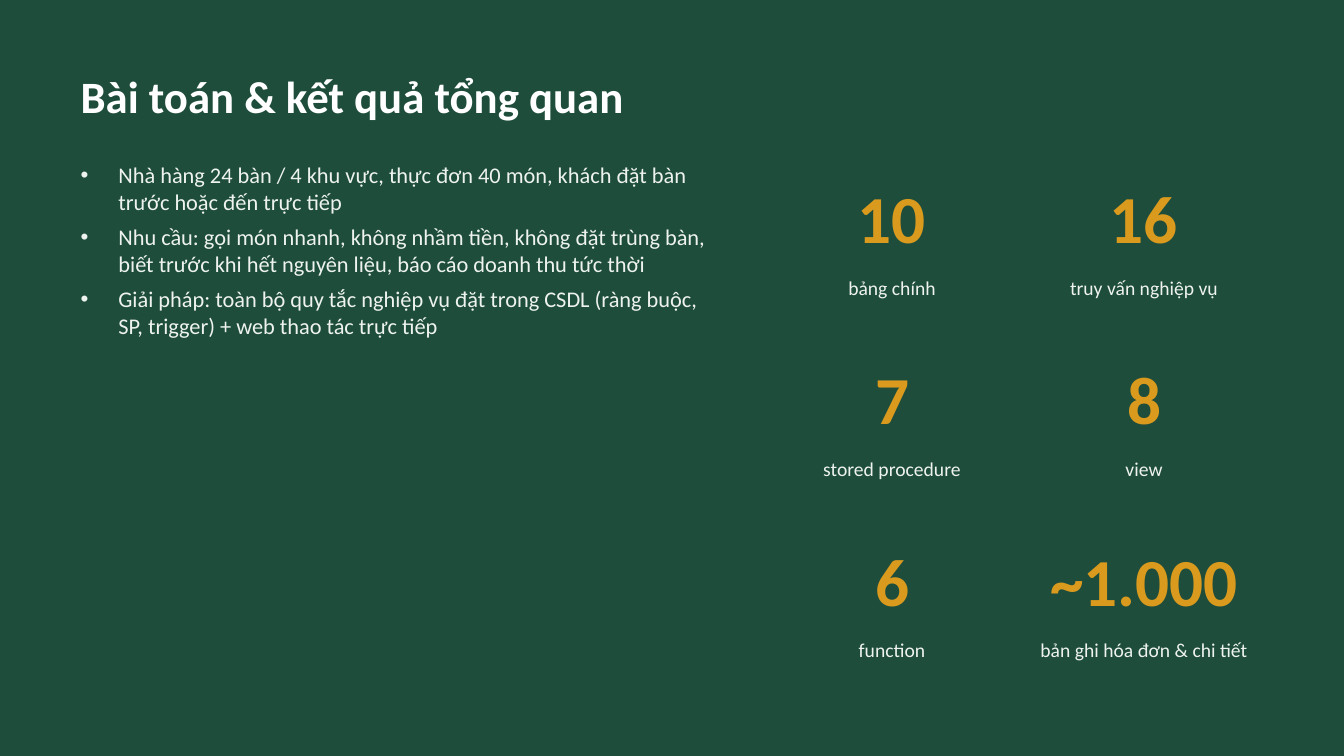
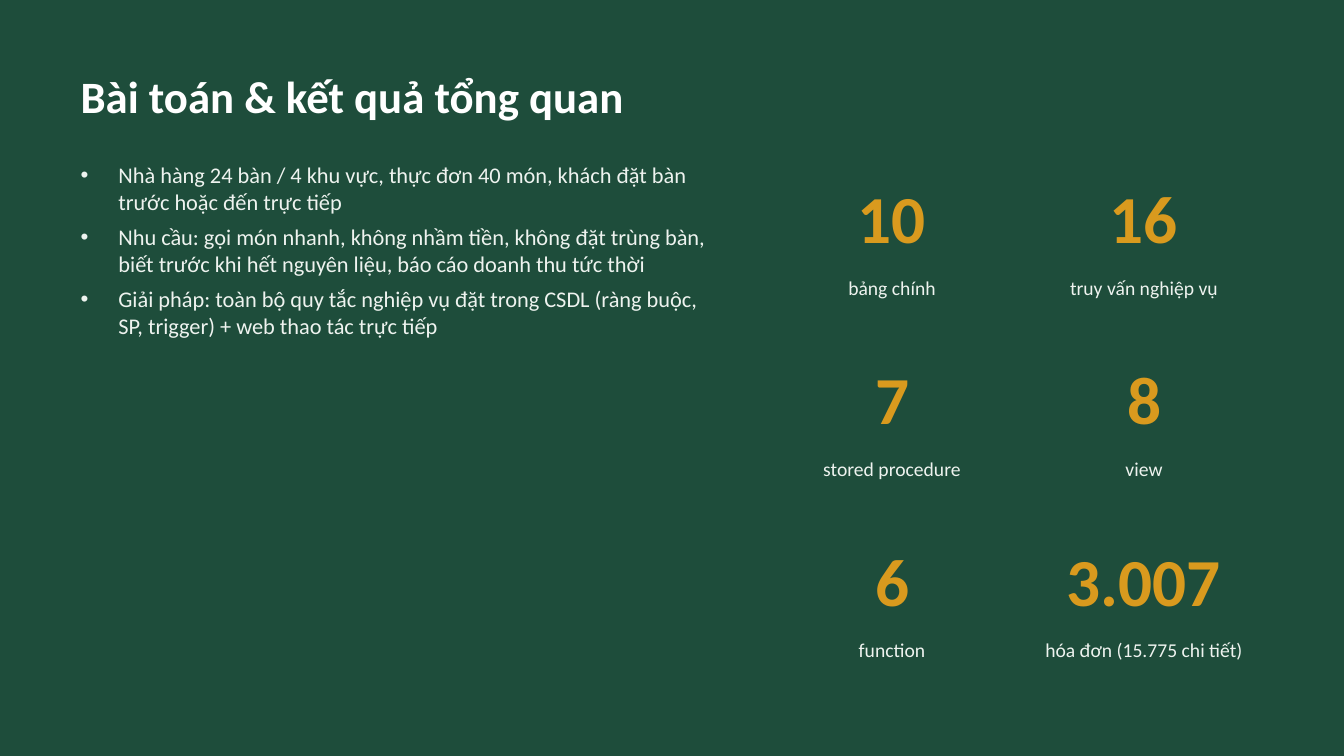
Before and after one commit to segg12345/holymoly, a slide deck: slide 2 of slides/Slides_QuanLyNhaHang.pptx. Drawn at 1344x756 pixels with LibreOffice and Linux fonts; fonts in the diff are those of the drawing. Boxes give left, top, right and bottom in pixels: in the first picture for what was removed or moved away, otherwise in the second. Text is boxed around its words. In the diff, an @@ line names an element or a change of style, - is before the commit and + after.

```diff
--- a/slides/Slides_QuanLyNhaHang.pptx
+++ b/slides/Slides_QuanLyNhaHang.pptx
@@ text at box(1067, 562, 1221, 607): text changed @@
-~1.000
+3.007
@@ text at box(1045, 642, 1242, 660): text changed @@
-bản ghi hóa đơn & chi tiết
+hóa đơn (15.775 chi tiết)
```
Also in this commit, not shown: 6 other slides changed, 4 other files.
